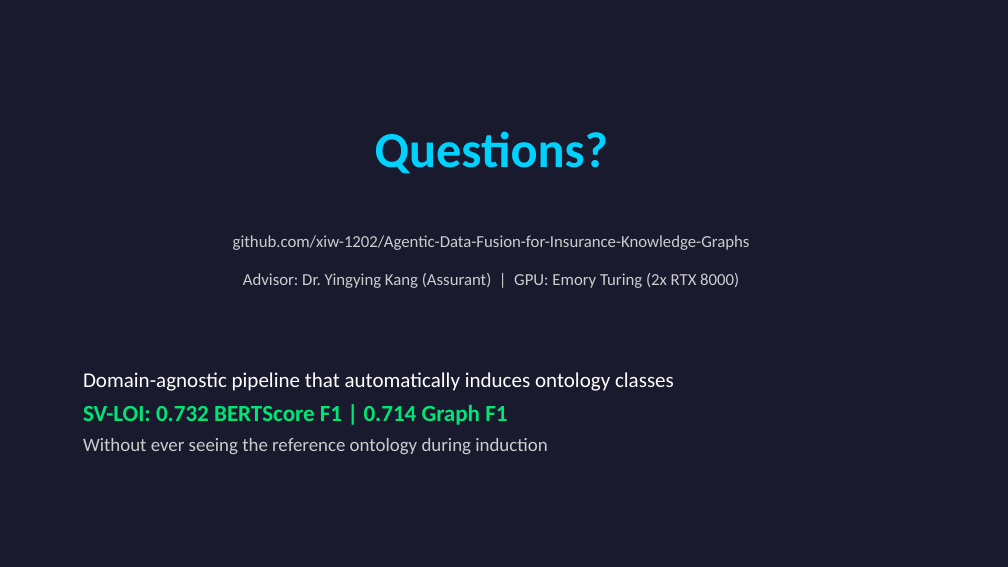
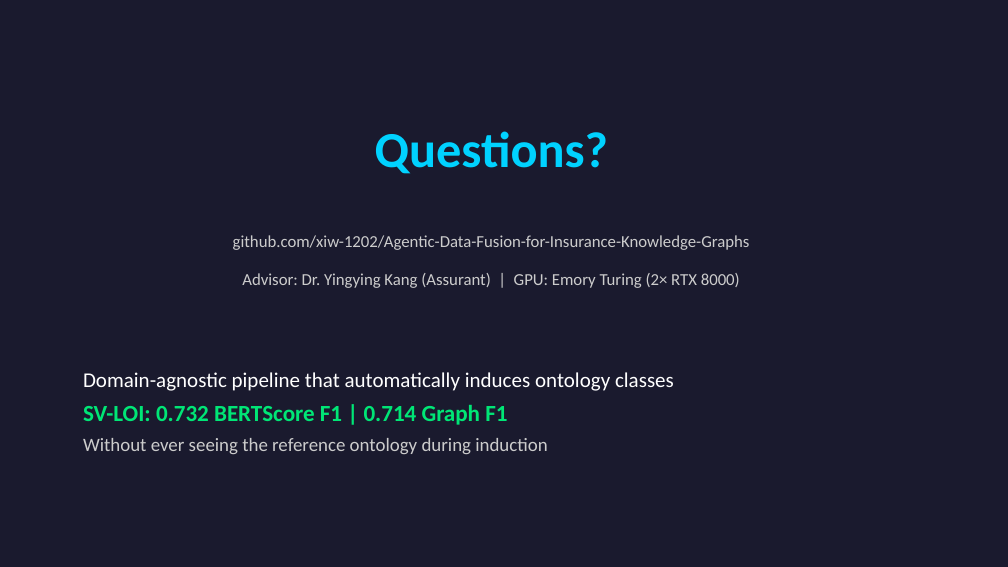
Before and after one commit to xiw-1202/Agentic-Data-Fusion-for-Insurance-Knowledge-Graphs, a slide deck: slide 13 of docs/CS584_Midterm_Presentation.pptx (slide 10 before the commit). Drawn at 1008x567 pixels with LibreOffice and Linux fonts; fonts in the diff are those of the drawing. Boxes give left, top, right and bottom in pixels: in the first picture for what was removed or moved away, otherwise in the second. Text is boxed around its words. In the diff, an @@ line names an element or a change of style, - is before the commit and + after.

```diff
--- a/docs/CS584_Midterm_Presentation.pptx
+++ b/docs/CS584_Midterm_Presentation.pptx
@@ text at (242, 273, 740, 288): text changed @@
-Advisor: Dr. Yingying Kang (Assurant) | GPU: Emory Turing (2x RTX 8000)
+Advisor: Dr. Yingying Kang (Assurant) | GPU: Emory Turing (2× RTX 8000)
```
Also in this commit, not shown: 7 other slides changed, 3 slides added.
